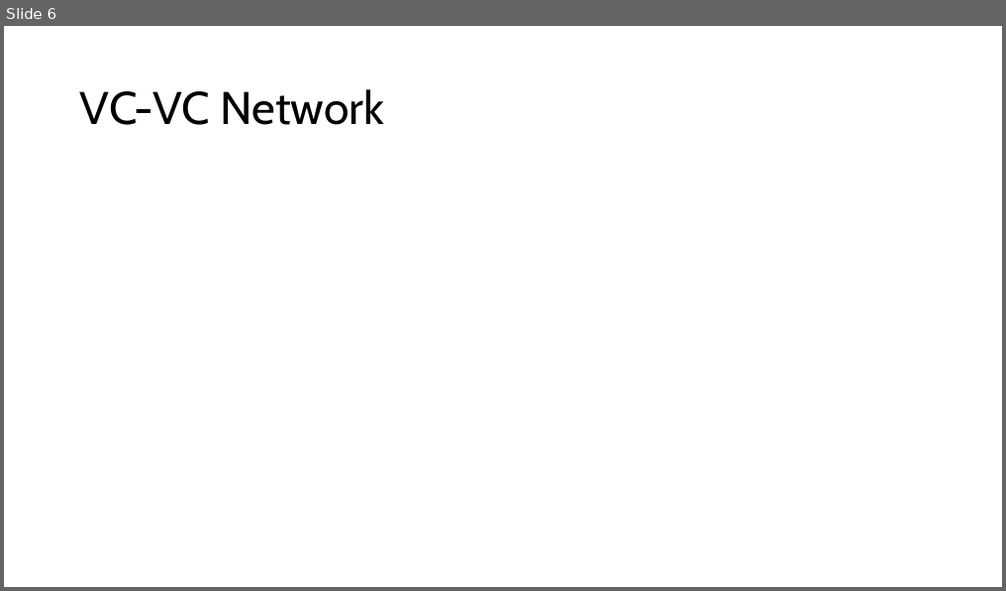
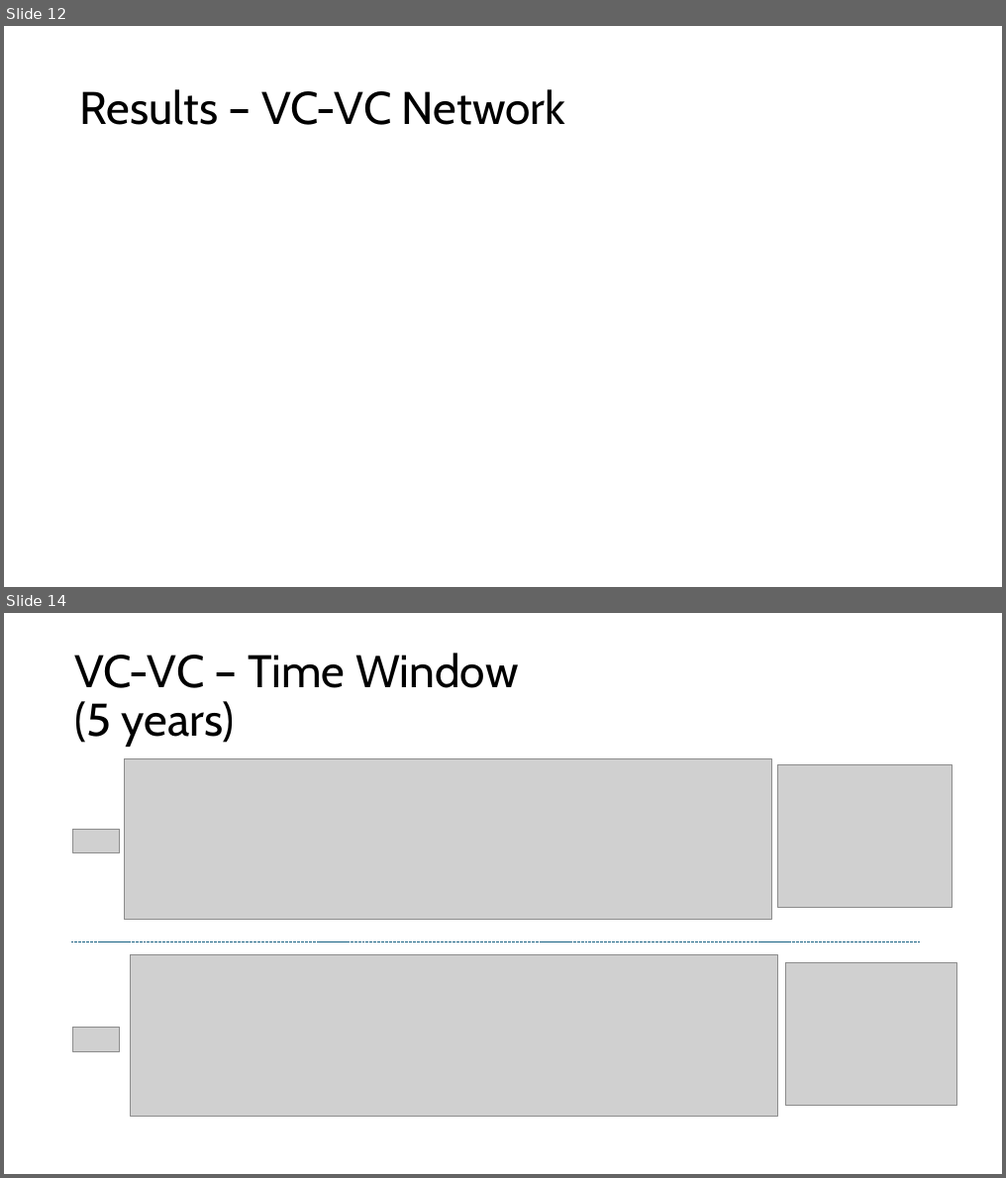
Before and after one commit to joaomelga/innovation-networks-exploration, a slide deck: presentations/0828.pptx. Shown one above the other, each under a label of ours: slide 6 before the commit, slides 12 and 14 after it; the slides between them are not shown. The pictures are 1006x591 and 1006x1178 pixels, drawn with LibreOffice and Linux fonts; fonts in the diff are those of the drawing; grey boxes stand for pictures. Boxes give left, top, right and bottom in pixels: in the first picture for what was removed or moved away, otherwise in the second. Text is boxed around its words. In the diff, an @@ line names an element or a change of style, - is before the commit and + after.

```diff
--- a/presentations/0828.pptx
+++ b/presentations/0828.pptx
@@ slide 14 added at (4,613,1002,1174), background #FFFFFF @@
@@ title added at (74,653,519,747), 44 pt, text #000000 @@
+VC-VC – Time Window
+(5 years)
@@ picture added at (124,759,771,919) @@
@@ picture added at (778,765,951,907) @@
@@ picture added at (73,829,120,854) @@
@@ line added from (71, 942) to (920, 942), #156082 0.25 pt dashed @@
@@ picture added at (131,955,778,1115) @@
@@ picture added at (786,963,957,1106) @@
@@ picture added at (73,1027,120,1052) @@
@@ what was slide 6 is now slide 12 @@
@@ slide 12 changed as well @@
@@ title at (80,89,565,125): text changed @@
-VC-VC Network
+Results – VC-VC Network
```
Also in this commit, not shown: 2 other slides changed, 12 other slides added, 7 slides removed, 2 other files.
